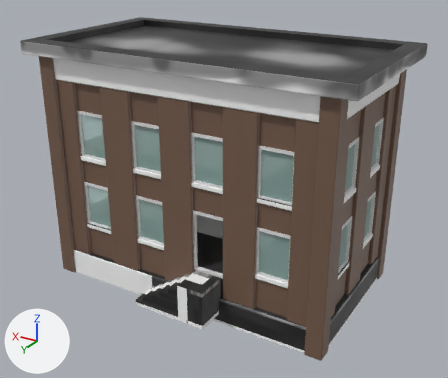
The Blender file data/Assets/Meshes/Parts/Building 1.blend, before and after one commit.
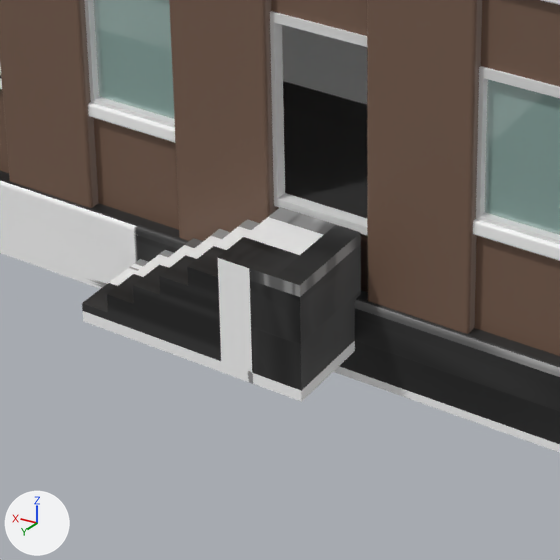
There are two pictures of each version: one whole from a camera (50 mm lens) standing at (-22.48, 36.08, 23.92) and looking at (-0.78, -0.1, 5.84), one close up on the part from 25% to 63% of the width and 55% to 100% of the height. The lights are fixed; the arrows at lower left show +X, +Y and +Z.

Objects in the first close-up: 'Cube', 'Foundation', 'Lower floor', 'Side', 'Window'.
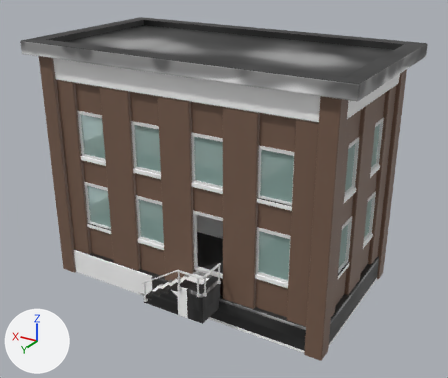
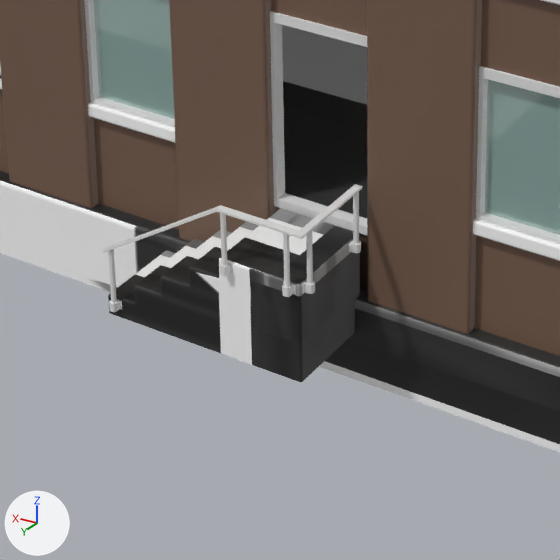
Commit message: Kobolt: Minor improvements to building.

Pixel boxes [x1, y1, x2, y2] of what changed, in the close-ups (560 x 560 px):
'Cube', reshaped, modifiers changed (10% narrower, 11% shorter)
    before: [82, 207, 361, 402]
    after: [108, 209, 360, 382]
'Cube.001', added
    after: [103, 184, 362, 253]
'Cylinder', added
    after: [282, 233, 296, 297]
'Cylinder.001', added
    after: [220, 213, 233, 276]
'Cylinder.003', added
    after: [302, 231, 315, 294]
'Cylinder.004', added
    after: [349, 192, 361, 253]
'Cylinder.002', added
    after: [108, 249, 122, 312]
part 1 of me_cube_004, deleted
    before: [82, 259, 355, 402]
part 2 of me_cube_004, shading changed
    both: [108, 209, 360, 382]

Diff of the bpy script that builds the scene:
```diff
--- a/data/Assets/Meshes/Parts/Building 1.blend.py
+++ b/data/Assets/Meshes/Parts/Building 1.blend.py
@@ me_cube_004 @@
 # used by ob_cube; location = (-2.43, 5.76, -0.19)
-me_cube_004.from_pydata(...)  # 68 vertices, 66 faces; spans x -1.0..4.65, y -1.0..1.34, z -1.0..1.79
+me_cube_004.from_pydata(...)  # 52 vertices, 45 faces; spans x -1.0..3.94, y -1.0..1.34, z -0.53..1.79
+# me_cube_004 part 1
+# 16 vertices are removed from x -1.0..4.65, y -1.0..1.34, z -1.0..-0.53
+# 21 faces are deleted
+# me_cube_004 part 2: 45 kept faces spanning x -1.0..3.94, y -1.0..1.34, z -0.53..1.79 are now shaded smooth
 me_cube_004.materials.append(mat_m_concrete)
@@ me_cube_005 @@
+me_cube_005.from_pydata(...)  # 20 vertices, 18 faces; spans x -0.42..4.61, y -2.2..0.09, z -1.94..0.03
@@ me_cylinder_004 @@
+me_cylinder_004.from_pydata(...)  # 52 vertices, 33 faces; spans x -0.14..0.14, y -0.1..0.09, z -0.75..0.75
+me_cylinder_004.polygons.foreach_set('use_smooth', [True] * 33)
+me_cylinder_004.materials.append(mat_m_white)  # white #e7e7e7
@@ ob_cube @@
 ob_cube.location = (-2.43, 5.76, -0.19)
+_m = ob_cube.modifiers.new('Bevel', 'BEVEL')
+_m.width = 0.06
+_m.width_pct = 0.06
+_m.segments = 3
@@ ob_cube_001 @@
+ob_cube_001 = bpy.data.objects.new('Cube.001', me_cube_005)
+ob_cube_001.location = (-3.19, 7.19, 2.85)
@@ ob_cylinder_004 @@
+ob_cylinder_004 = bpy.data.objects.new('Cylinder.004', me_cylinder_004)
+ob_cylinder_004.location = (-3.52, 5.09, 2.1)
+ob_cylinder_004.rotation_euler = (0.0, 0.0, 1.571)  # degrees (0, 0, 90)
@@ ob_cylinder_003 @@
+ob_cylinder_003 = bpy.data.objects.new('Cylinder.003', me_cylinder_004.copy())
+ob_cylinder_003.location = (-3.52, 6.86, 2.1)
+ob_cylinder_003.rotation_euler = (0.0, 0.0, 1.571)  # degrees (0, 0, 90)
@@ ob_cylinder_002 @@
+ob_cylinder_002 = bpy.data.objects.new('Cylinder.002', me_cylinder_004.copy())
+ob_cylinder_002.location = (1.26, 7.19, 0.22)
@@ ob_cylinder_001 @@
+ob_cylinder_001 = bpy.data.objects.new('Cylinder.001', me_cylinder_004.copy())
+ob_cylinder_001.location = (-1.67, 7.19, 2.1)
@@ ob_cylinder @@
+ob_cylinder = bpy.data.objects.new('Cylinder', me_cylinder_004.copy())
+ob_cylinder.location = (-3.19, 7.19, 2.1)
```
